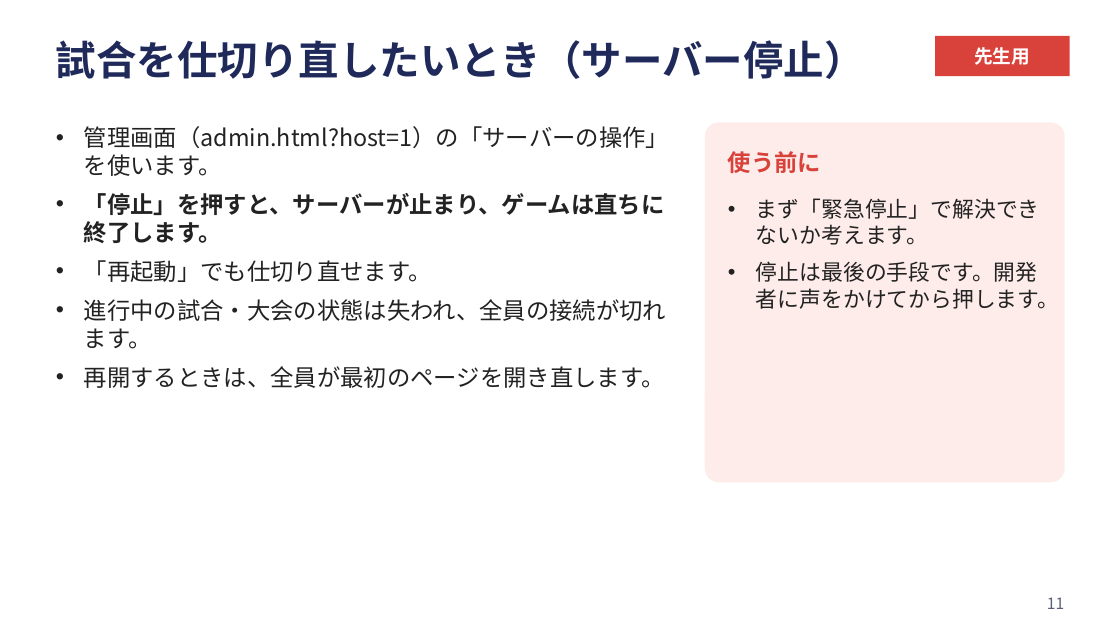
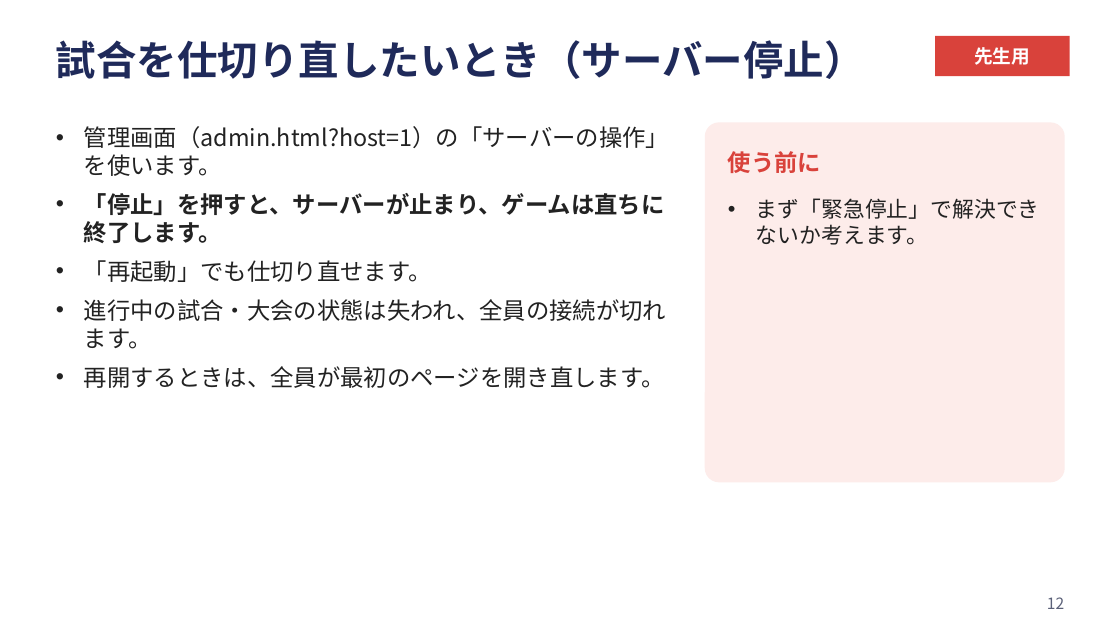
Before and after one commit to watanabekou0708-bot/e-karuta, a slide deck: slide 12 of 手順書/当日手順書_先生用.pptx (slide 11 before the commit). Drawn at 1120x630 pixels with LibreOffice and Linux fonts; fonts in the diff are those of the drawing. Boxes give left, top, right and bottom in pixels: in the first picture for what was removed or moved away, otherwise in the second. Text is boxed around its words. In the diff, an @@ line names an element or a change of style, - is before the commit and + after.

```diff
--- a/手順書/当日手順書_先生用.pptx
+++ b/手順書/当日手順書_先生用.pptx
@@ text at (756,261,1059,309): paragraph removed @@
-• 停止は最後の手段です。開発者に声をかけてから押します。
@@ page number at (1047,597,1064,609): text changed @@
-11
+12
```
Also in this commit, not shown: 10 other slides changed, 1 slide added, 9 other files.
